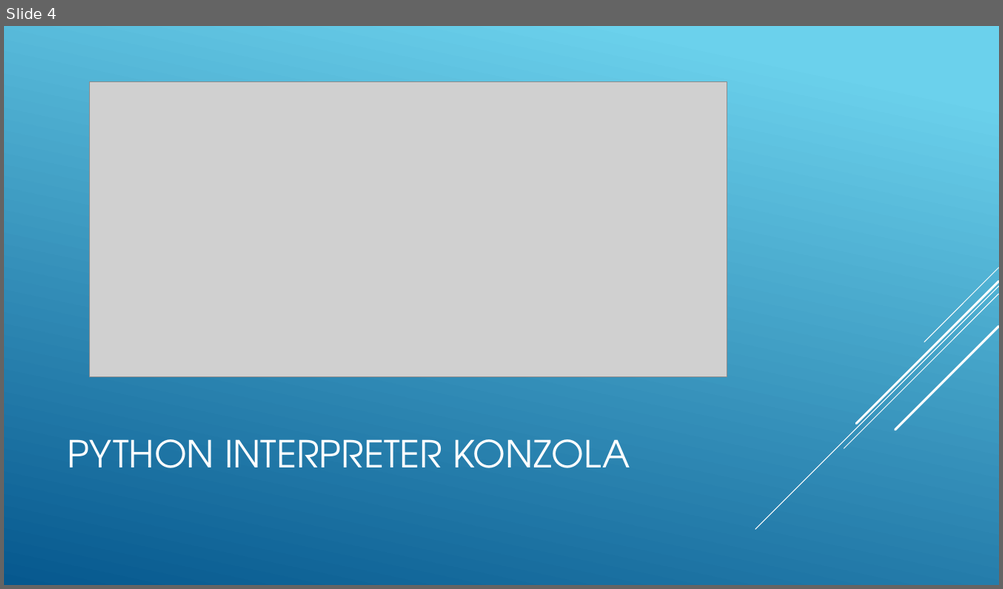
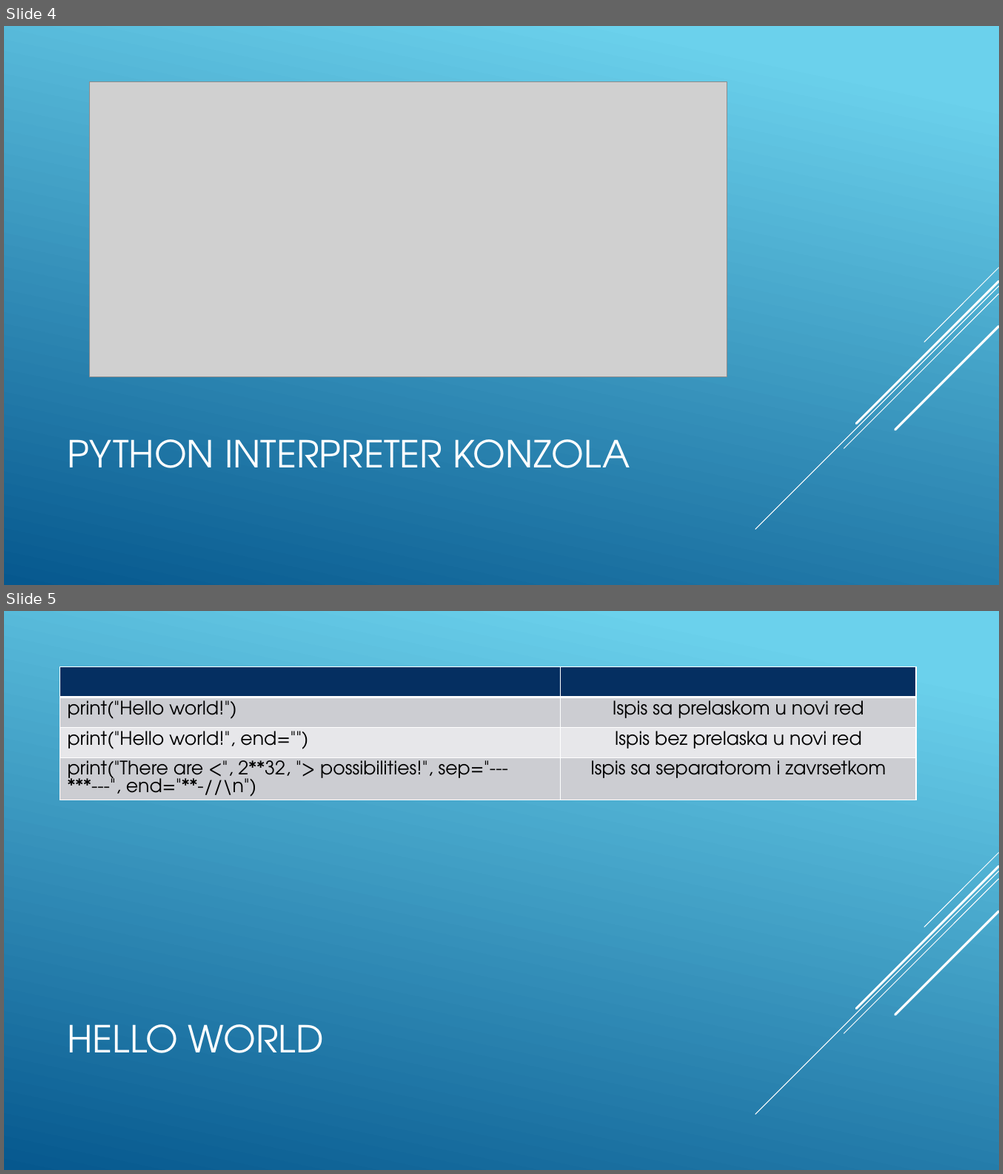
Before and after one commit to ivan95603/Blok2018, a slide deck: PythonPredavanje/Python.pptx. Shown one above the other, each under a label of ours: slide 4 before the commit, slides 4 and 5 after it. The pictures are 1003x589 and 1003x1174 pixels, drawn with LibreOffice and Linux fonts; fonts in the diff are those of the drawing; grey boxes stand for pictures. Boxes give left, top, right and bottom in pixels: in the first picture for what was removed or moved away, otherwise in the second. Text is boxed around its words. In the diff, an @@ line names an element or a change of style, - is before the commit and + after.

```diff
--- a/PythonPredavanje/Python.pptx
+++ b/PythonPredavanje/Python.pptx
@@ slide 5 added at [4,611,999,1170], background gradient #6ED2EB to #06588E; not listed: 5 template elements that a slide beside it also shows @@
@@ table added at [60,667,916,810], 4 rows, 2 columns @@
+ | 
+print("Hello world!") | Ispis sa prelaskom u novi red
+print("Hello world!", end="") | Ispis bez prelaska u novi red
+print("There are <", 2**32, "> possibilities!", sep="---***---", end="**-//\n") | Ispis sa separatorom i zavrsetkom
@@ title added at [68,1025,324,1054], 36 pt, text #FFFFFF @@
+HELLO WORLD
```
Also in this commit, not shown: 2 slides changed, 3 other slides added, 6 other files.
